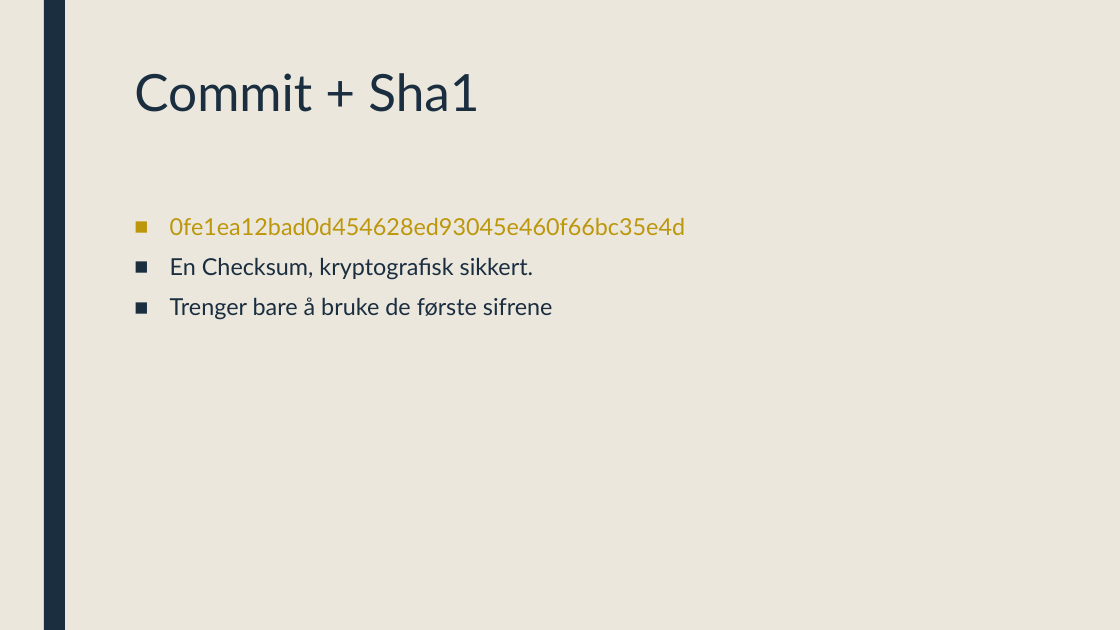
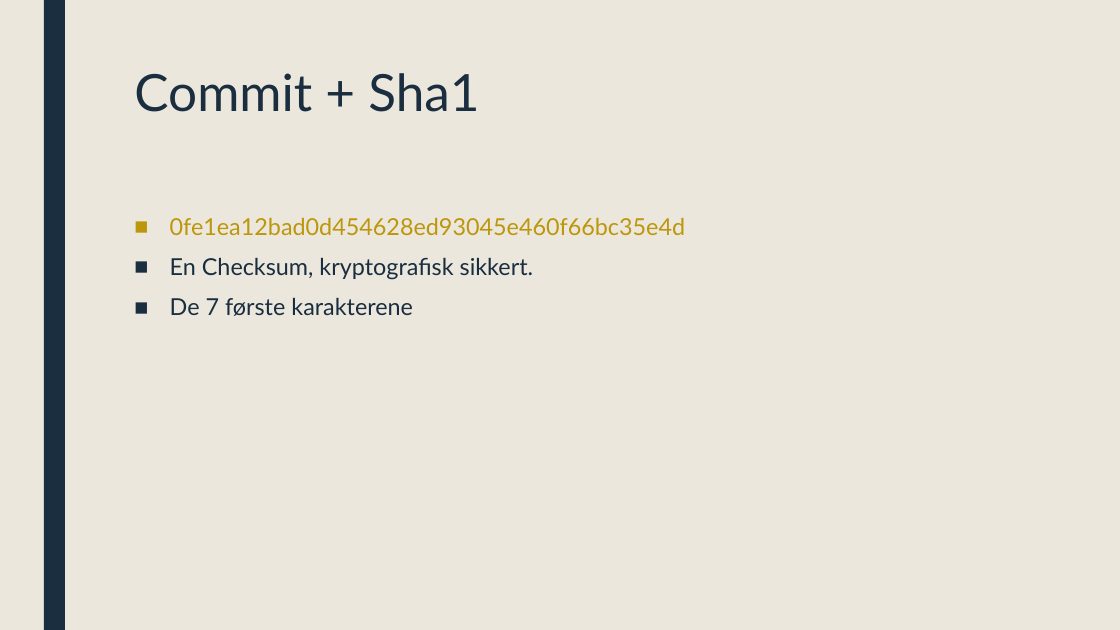
Before and after one commit to ufarm/sommer2016, a slide deck: slide 14 of GIT.pptx. Drawn at 1120x630 pixels with LibreOffice and Linux fonts; fonts in the diff are those of the drawing. Boxes give left, top, right and bottom in pixels: in the first picture for what was removed or moved away, otherwise in the second. Text is boxed around its words. In the diff, an @@ line names an element or a change of style, - is before the commit and + after.

```diff
--- a/GIT.pptx
+++ b/GIT.pptx
@@ text at (x1=170, y1=298, x2=413, y2=316): text changed @@
-■ Trenger bare å bruke de første sifrene
+■ De 7 første karakterene
```
Also in this commit, not shown: 1 other slide changed.
